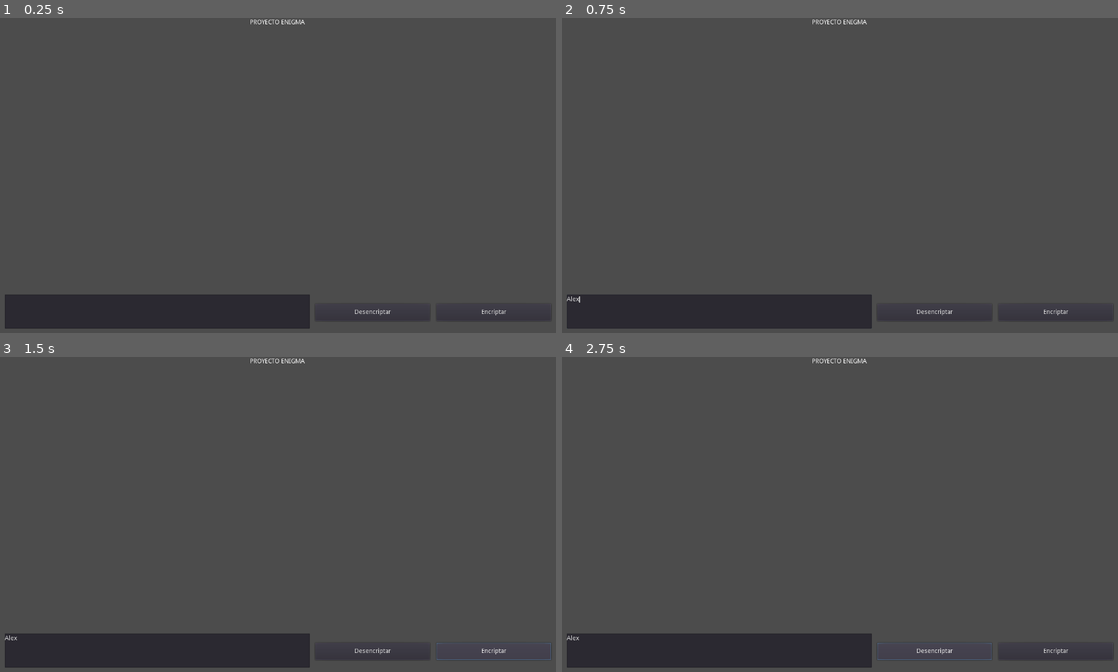
Above: before the commit, frames 1-4 (two rows, left to right).
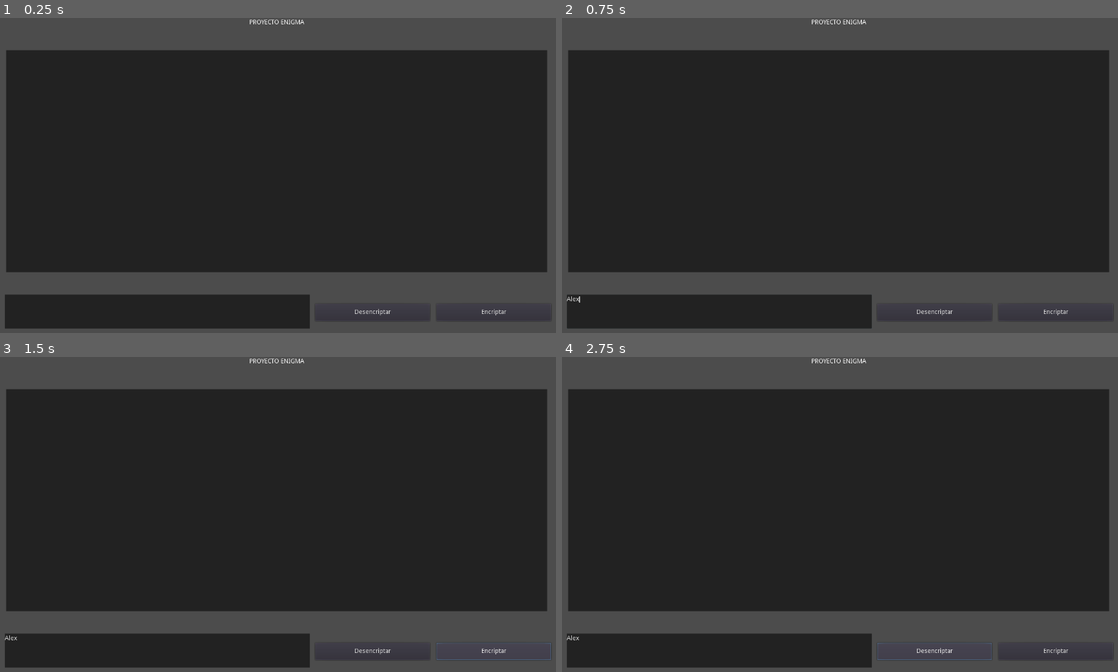
Above: after the commit, the same moments.

Repository: GuillermoHS/RepoPrueba
Game: Godot game, scene res://Interfaz.tscn
The game is run twice, just before and just after one commit, with the same random seed, the same clock (stepped at 60 frames per second) and the same inputs.
Inputs (mouse positions are in pixels of both pictures, inside the frame that each line leads up to):
- Up to frame 1 (0.25 s): no input
- Up to frame 2 (0.75 s): click (717, 310) at 0.52 s; type "Alex" at 0.6 s
- Up to frame 3 (1.5 s): click "Encriptar" at 1.25 s
- Up to frame 4 (2.75 s): click "Desencriptar" at 2 s

The runs differ from the first frame. In frame 1, 69% of the frame differs, in the area x 1-99%, y 0-81%; in frame 2, 69%; in frame 3, 69%; in frame 4, 69%.

Commit message:
Subida Interfaz con cambios

Diff:
--- a/Interfaz.tscn
+++ b/Interfaz.tscn
@@ -1,15 +1,19 @@
-[gd_scene load_steps=2 format=2]
+[gd_scene load_steps=3 format=2]
 
-[sub_resource type="Theme" id=1]
+[sub_resource type="StyleBoxFlat" id=1]
+bg_color = Color( 0.137255, 0.137255, 0.137255, 1 )
+
+[sub_resource type="StyleBoxFlat" id=2]
+bg_color = Color( 0.137255, 0.137255, 0.137255, 1 )
 
 [node name="CanvasLayer" type="CanvasLayer"]
 
 [node name="Titulo" type="Label" parent="."]
-anchor_left = 0.5
-anchor_right = 0.5
-margin_left = -641.0
-margin_right = 641.0
-margin_bottom = 20.0
+anchor_right = 0.999
+anchor_bottom = 1.0
+margin_left = 1.0
+margin_right = 0.279907
+margin_bottom = -700.0
 custom_colors/font_color = Color( 1, 1, 1, 1 )
 text = "PROYECTO ENIGMA"
 align = 1
@@ -19,11 +23,10 @@
 }
 
 [node name="Boton Encriptar" type="Button" parent="."]
-anchor_top = 1.0
 anchor_right = 1.0
 anchor_bottom = 1.0
 margin_left = 1000.61
-margin_top = -70.9689
+margin_top = 649.031
 margin_right = -19.3854
 margin_bottom = -31.9689
 text = "Encriptar"
@@ -32,11 +35,10 @@
 }
 
 [node name="Boton desencriptar" type="Button" parent="."]
-anchor_top = 1.0
 anchor_right = 1.0
 anchor_bottom = 1.0
 margin_left = 725.819
-margin_top = -70.9689
+margin_top = 649.031
 margin_right = -294.181
 margin_bottom = -31.9689
 text = "Desencriptar"
@@ -45,20 +47,26 @@
 }
 
 [node name="RichTextLabel" type="RichTextLabel" parent="."]
-margin_left = 25.5585
-margin_top = 123.559
-margin_right = 1252.56
-margin_bottom = 577.559
-theme = SubResource( 1 )
+anchor_right = 1.0
+anchor_bottom = 1.0
+margin_left = 24.6396
+margin_top = 73.0
+margin_right = -28.3604
+margin_bottom = -143.0
+custom_styles/normal = SubResource( 1 )
+scroll_following = true
 __meta__ = {
 "_edit_use_anchors_": false
 }
 
 [node name="TextEdit" type="TextEdit" parent="."]
+anchor_right = 1.0
+anchor_bottom = 1.0
 margin_left = 21.5399
 margin_top = 628.076
-margin_right = 713.54
-margin_bottom = 705.076
+margin_right = -566.46
+margin_bottom = -14.924
+custom_styles/normal = SubResource( 2 )
 __meta__ = {
 "_edit_use_anchors_": false
 }
